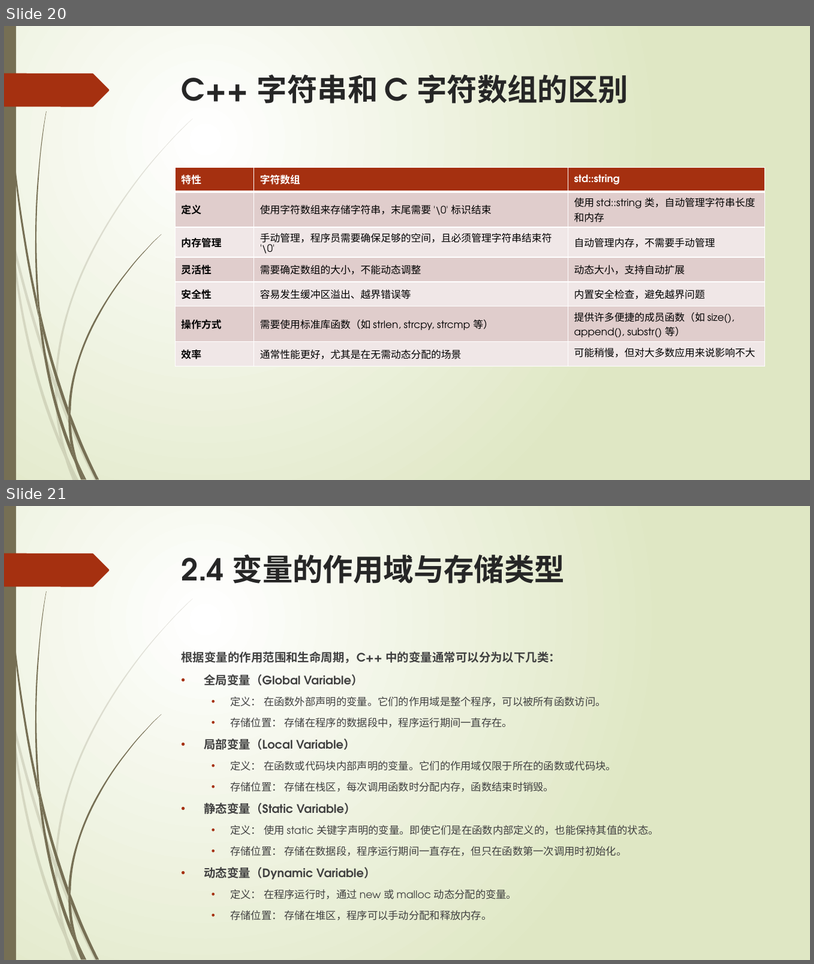
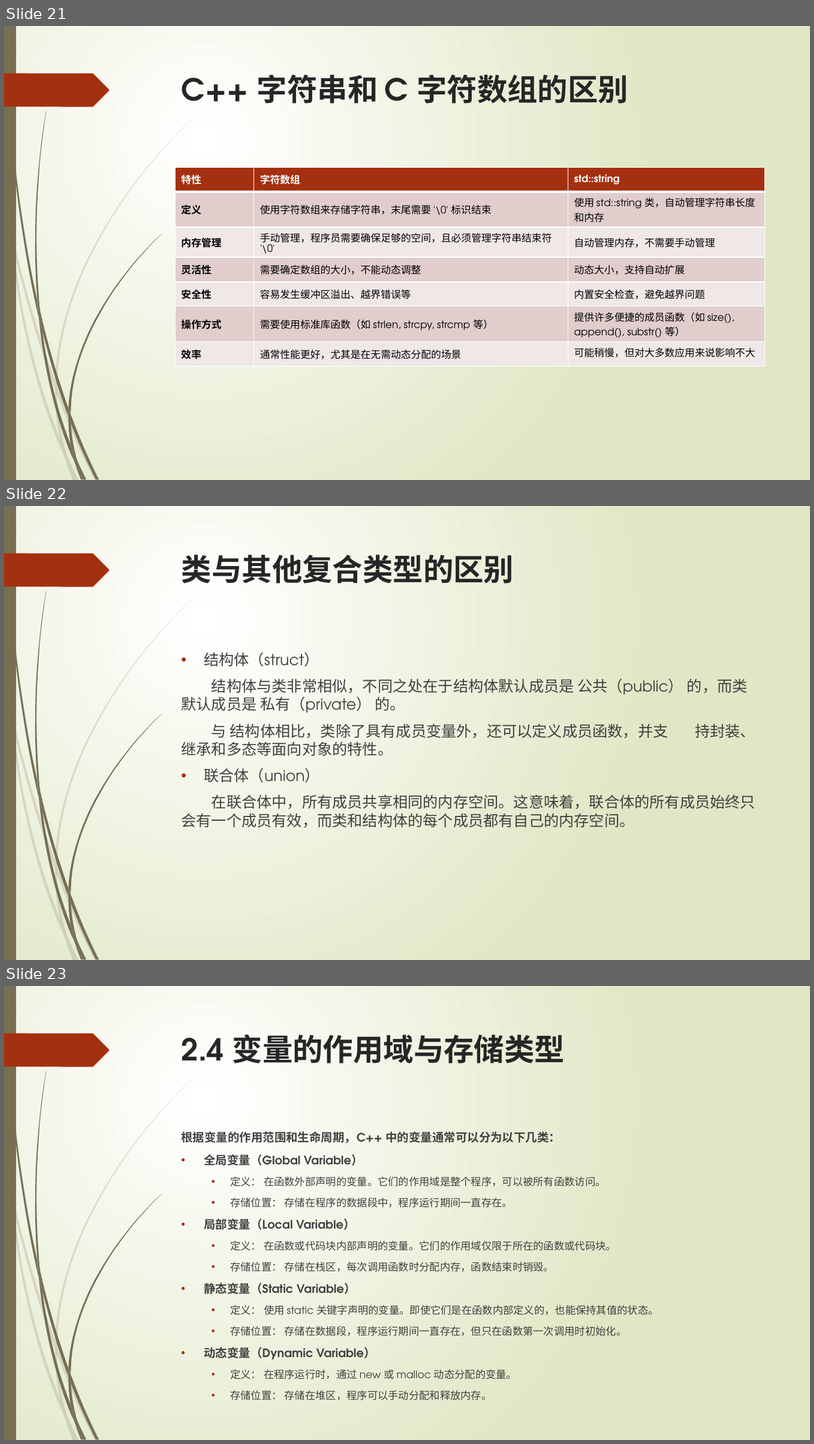
Before and after one commit to liuty2006/learn, a slide deck: learn_cpp/docs/C++语言培训.pptx. Shown one above the other, each under a label of ours: slides 20 and 21 before the commit, slides 21, 22 and 23 after it. The pictures are 814x964 and 814x1444 pixels, drawn with LibreOffice and Linux fonts; fonts in the diff are those of the drawing. Boxes give left, top, right and bottom in pixels: in the first picture for what was removed or moved away, otherwise in the second. Text is boxed around its words. In the diff, an @@ line names an element or a change of style, - is before the commit and + after.

```diff
--- a/learn_cpp/docs/C++语言培训.pptx
+++ b/learn_cpp/docs/C++语言培训.pptx
@@ slide 22 added at (4,506,810,960), background gradient #FFFFFF to #DFE8C4; not listed: 24 template elements that a slide beside it also shows @@
@@ title added at (182,555,514,583), 36 pt, text #262626, bold @@
+类与其他复合类型的区别
@@ text added at (181,652,756,828), 18 pt, text #404040 @@
+• 结构体（struct）
+结构体与类非常相似，不同之处在于结构体默认成员是 公共（public） 的，而类 默认成员是 私有（private） 的。
+与 结构体相比，类除了具有成员变量外，还可以定义成员函数，并支 持封装、 继承和多态等面向对象的特性。
+• 联合体（union）
+在联合体中，所有成员共享相同的内存空间。这意味着，联合体的所有成员始终只 会有一个成员有效，而类和结构体的每个成员都有自己的内存空间。
@@ what was slide 20 is now slide 21 @@
@@ what was slide 21 is now slide 23 @@
```
Also in this commit, not shown: 1 other slide added, 4 other files.
